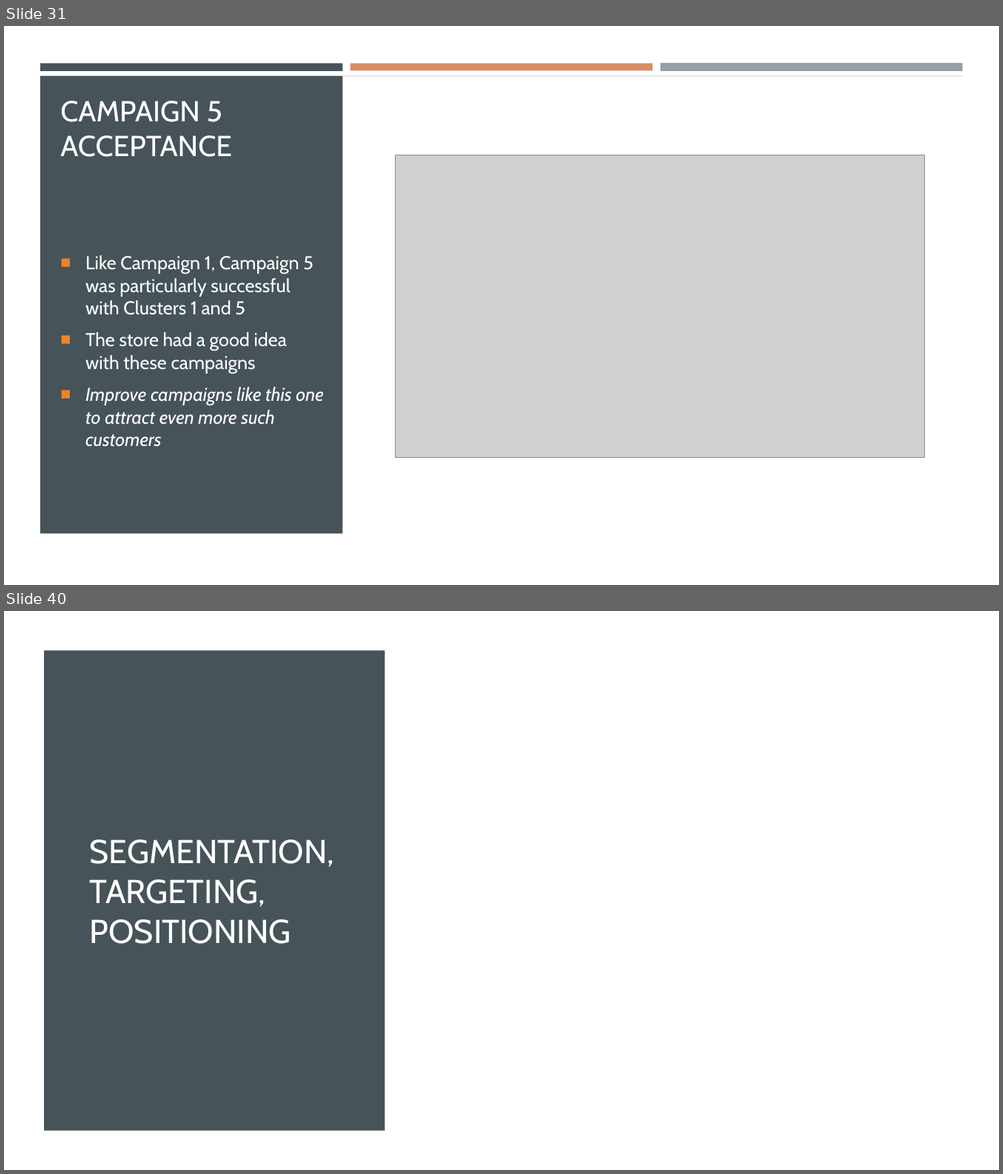
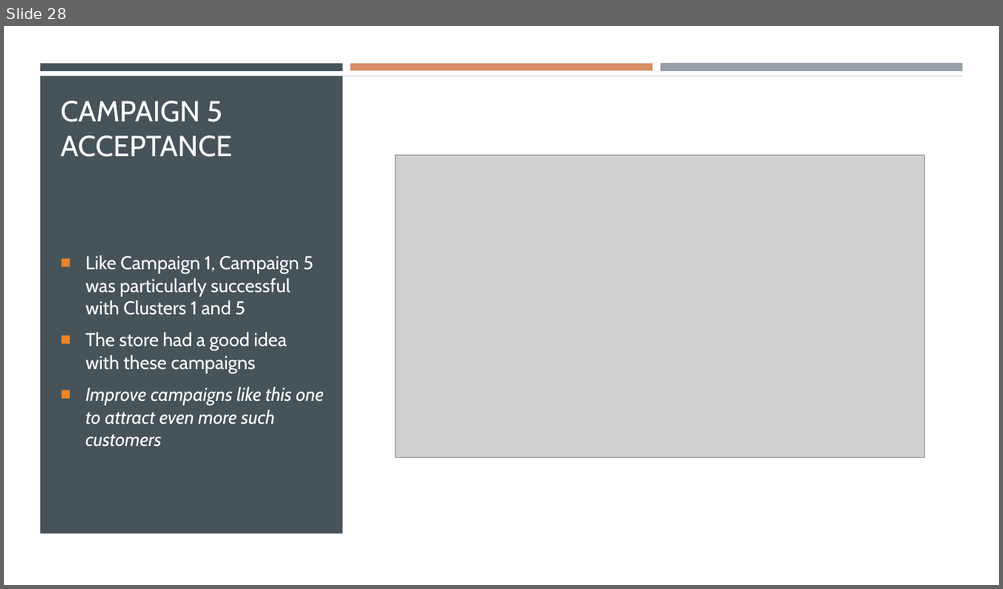
Before and after one commit to dapopov-st/store-customer-segmentation, a slide deck: Customer-Segmentation-Presentation.pptx. Shown one above the other, each under a label of ours: slides 31 and 40 before the commit, slide 28 after it; the slides between them are not shown. The pictures are 1003x1174 and 1003x589 pixels, drawn with LibreOffice and Linux fonts; fonts in the diff are those of the drawing; grey boxes stand for pictures. Boxes give left, top, right and bottom in pixels: in the first picture for what was removed or moved away, otherwise in the second. Text is boxed around its words. In the diff, an @@ line names an element or a change of style, - is before the commit and + after.

```diff
--- a/Customer-Segmentation-Presentation.pptx
+++ b/Customer-Segmentation-Presentation.pptx
@@ slide 40 removed at bbox=[4, 611, 999, 1170], background #FFFFFF @@
@@ rectangle removed at bbox=[4, 611, 999, 1170] @@
@@ rectangle removed at bbox=[44, 650, 385, 1131] @@
@@ title removed at bbox=[90, 840, 335, 944] @@
-SEGMENTATION, TARGETING, POSITIONING
@@ what was slide 31 is now slide 28 @@
```
Also in this commit, not shown: 5 slides changed, 2 slides added, 18 other slides removed, 2 other files.
